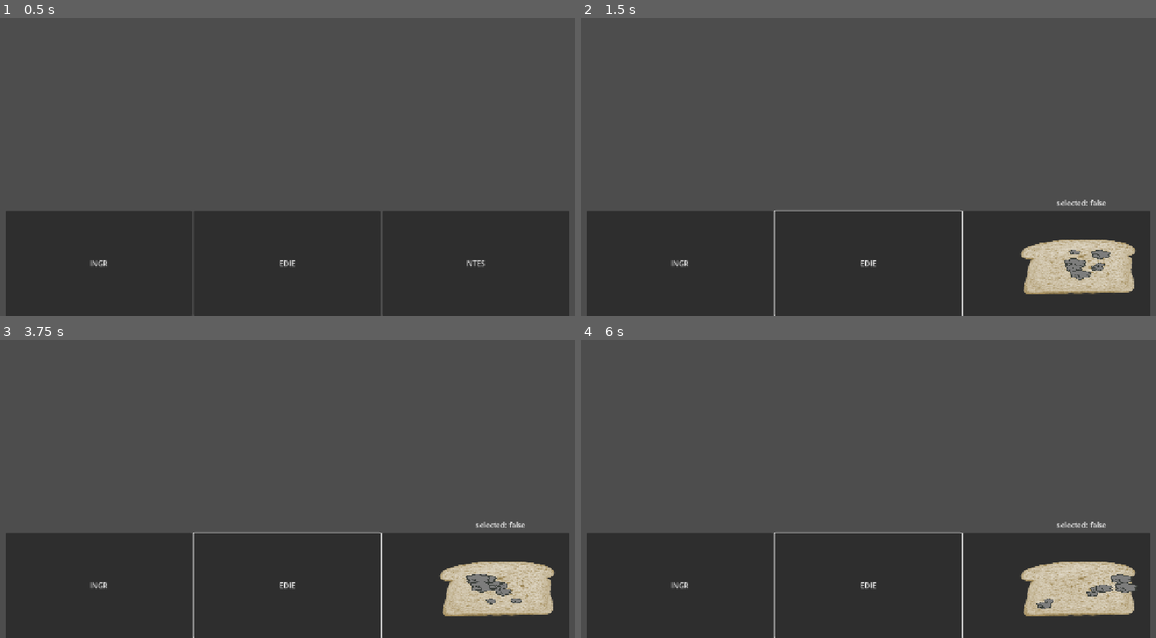
Above: before the commit, frames 1-4 (two rows, left to right).
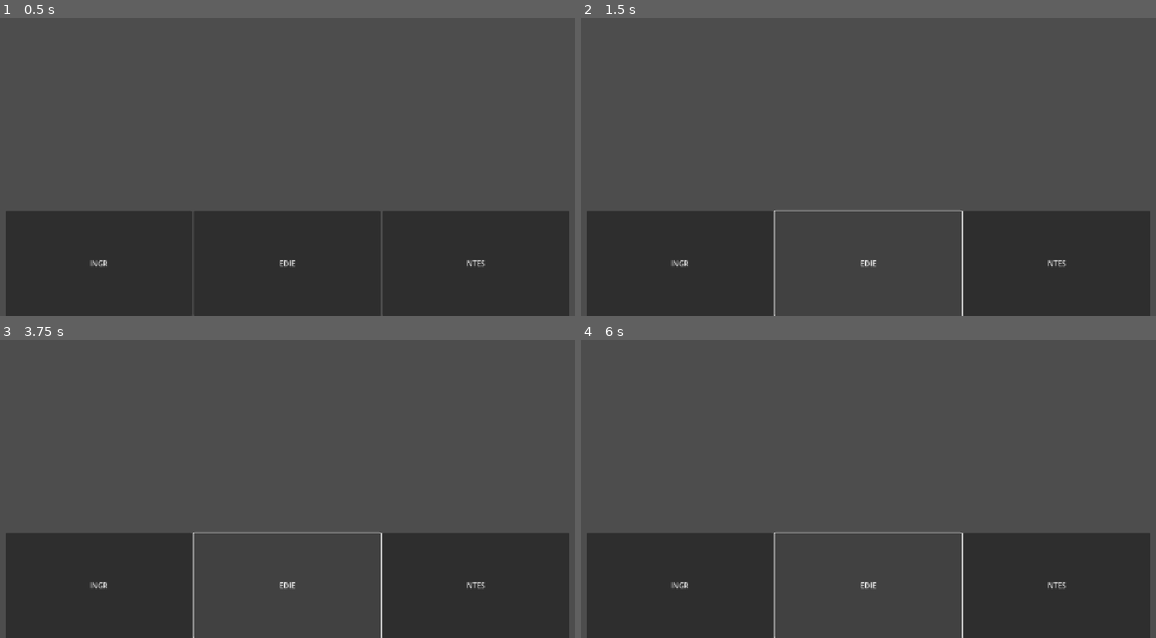
Above: after the commit, the same moments.

Repository: MarioCantaloupe/YSB
Game: Godot game, scene res://02_scenes/02_objects/pantry.tscn
Same seed, same stepped clock (60 frames per second), same inputs: the game is played once before the commit and once after it. This scene is started directly instead of the project's main scene.
Inputs:
- Up to frame 1 (0.5 s): no input
- Up to frame 2 (1.5 s): click "INGR" at 0.5 s; click "EDIE" at 1.25 s
- Up to frame 3 (3.75 s): click "NTES" at 2 s; click "INGR" at 2.75 s; click "EDIE" at 3.5 s
- Up to frame 4 (6 s): click "NTES" at 4.25 s; click "INGR" at 5 s; click "EDIE" at 5.75 s

Frame 1 is identical in both runs. In frame 2, 3.3% of the frame differs, in the area x 76-97%, y 60-93%; in frame 3, 3.3%; in frame 4, 3.3%.

Commit message:
finished logic for pantry object
changed item grab logic from Button to Area2D to avoid mouse priority issues

Diff:
--- a/02_scenes/02_objects/item.gd
+++ b/02_scenes/02_objects/item.gd
@@ -16,7 +16,8 @@
 @onready var cook_timer: Timer = $ProgressBar/cook_timer
 @onready var progress_bar: ProgressBar = $ProgressBar
 @onready var static_dust_particles: CPUParticles2D = $sprite/static_dust
-@onready var click_area: Button = $click_area
+#@onready var click_area: Button = $click_area
+@onready var click_area: Area2D = $click_area
 
 @onready var debug_text: Label = $debug_text
 
@@ -24,7 +25,7 @@
 #cooking variables
 var chop_level : int = 0 : set = _set_chop_level
 var cook_level : int = 0 : set = _set_cook_level
-var is_clean : bool = false
+@export var is_clean : bool = false
 @export var is_frozen : bool = false
 
 #navigation variables
@@ -54,16 +55,18 @@
 
 #--------------------------------   INPUT   -----------------------------------
 #LClick On
-func _on_click_area_button_down() -> void:
-	if not PlayerCursor.is_knife:
-		#if PlayerCursor.held_item != null and PlayerCursor.held_item != self: # no regrab
-			#return
-		PlayerCursor.held_item = self
-		last_item_pos = get_global_mouse_position()
-		print(PlayerCursor.held_item.food_data.name)
-		_set_selected(true)
-		#PlayerCursor.set_cursor(PlayerCursor.CursorType.HOLDING)
-		stop_right_there()
+func _on_click_area_input_event(_viewport: Node, _event: InputEvent, _shape_idx: int) -> void:
+	if Input.is_action_just_pressed("Lclick"):
+		if not PlayerCursor.is_knife:
+			#if PlayerCursor.held_item != null and PlayerCursor.held_item != self: # no regrab
+				#return
+			PlayerCursor.held_item = self
+			last_item_pos = get_global_mouse_position()
+			print(PlayerCursor.held_item.food_data.name)
+			_set_selected(true)
+			#PlayerCursor.set_cursor(PlayerCursor.CursorType.HOLDING)
+			stop_right_there()
+
 
 #LClick Off
 func _input(event):
--- a/02_scenes/02_objects/item.tscn
+++ b/02_scenes/02_objects/item.tscn
@@ -17,7 +17,7 @@
 region = Rect2(0, 0, 100, 100)
 
 [sub_resource type="RectangleShape2D" id="RectangleShape2D_l2ic3"]
-size = Vector2(104, 59)
+size = Vector2(104, 39.5)
 
 [sub_resource type="Animation" id="Animation_5p8h4"]
 length = 0.001
@@ -56,6 +56,9 @@
 &"show_text_tip": SubResource("Animation_iyt2q")
 }
 
+[sub_resource type="RectangleShape2D" id="RectangleShape2D_wkqhs"]
+size = Vector2(84, 82)
+
 [node name="item" type="RigidBody2D" groups=["grabbables"]]
 y_sort_enabled = true
 input_pickable = true
@@ -89,8 +92,9 @@
 scale_amount_max = 0.3
 
 [node name="collision" type="CollisionShape2D" parent="."]
-position = Vector2(0, 3)
+position = Vector2(0, 12.75)
 shape = SubResource("RectangleShape2D_l2ic3")
+debug_color = Color(0.95849806, 0.13365772, 0.39914265, 0.41960785)
 
 [node name="chopping_component" parent="." instance=ExtResource("3_7pmsf")]
 z_index = 5
@@ -157,26 +161,14 @@
 wait_time = 3.0
 one_shot = true
 
-[node name="click_area" type="Button" parent="."]
-self_modulate = Color(1, 1, 1, 0)
-anchors_preset = 8
-anchor_left = 0.5
-anchor_top = 0.5
-anchor_right = 0.5
-anchor_bottom = 0.5
-offset_left = -43.0
-offset_top = -44.0
-offset_right = 43.0
-offset_bottom = 44.0
-grow_horizontal = 2
-grow_vertical = 2
-size_flags_horizontal = 4
-mouse_filter = 1
-mouse_default_cursor_shape = 2
+[node name="click_area" type="Area2D" parent="."]
+
+[node name="CollisionShape2D" type="CollisionShape2D" parent="click_area"]
+shape = SubResource("RectangleShape2D_wkqhs")
 
 [connection signal="mouse_entered" from="." to="." method="_on_mouse_entered"]
 [connection signal="mouse_exited" from="." to="." method="_on_mouse_exited"]
 [connection signal="chop_up" from="chopping_component" to="." method="_on_chopping_component_chop_up"]
 [connection signal="knife_slip" from="chopping_component" to="." method="_on_chopping_component_knife_slip"]
 [connection signal="timeout" from="ProgressBar/cook_timer" to="." method="_on_cook_timer_timeout"]
-[connection signal="button_down" from="click_area" to="." method="_on_click_area_button_down"]
+[connection signal="input_event" from="click_area" to="." method="_on_click_area_input_event"]
--- a/02_scenes/02_objects/pantry.tscn
+++ b/02_scenes/02_objects/pantry.tscn
@@ -1,13 +1,10 @@
-[gd_scene load_steps=7 format=3 uid="uid://bpk6ka7ckqbny"]
+[gd_scene load_steps=6 format=3 uid="uid://bpk6ka7ckqbny"]
 
 [ext_resource type="Script" uid="uid://b5w70dnu2wngt" path="res://02_scenes/02_objects/pantry_inventory.gd" id="1_8isjd"]
 [ext_resource type="Script" uid="uid://ccleoijy68y2b" path="res://02_scenes/02_objects/pantry_picker.gd" id="1_ucdvd"]
 [ext_resource type="Resource" uid="uid://b70hme8husnxq" path="res://02_scenes/02_objects/00_item_data/ingredient_cheese.tres" id="2_y6gya"]
 [ext_resource type="Resource" uid="uid://duk0ntp6mk6qf" path="res://02_scenes/02_objects/00_item_data/base_item.tres" id="3_u2ok8"]
 [ext_resource type="Resource" uid="uid://b4ixsb5vt31om" path="res://02_scenes/02_objects/00_item_data/ingredient_slime.tres" id="4_8isjd"]
-
-[sub_resource type="RectangleShape2D" id="RectangleShape2D_kiyky"]
-size = Vector2(1290, 254)
 
 [node name="pantry" type="Control"]
 layout_mode = 3
@@ -51,15 +48,6 @@
 script = ExtResource("1_ucdvd")
 item_resource = ExtResource("4_8isjd")
 
-[node name="store_zone" type="Area2D" parent="."]
-
-[node name="CollisionShape2D" type="CollisionShape2D" parent="store_zone"]
-position = Vector2(639, 117)
-shape = SubResource("RectangleShape2D_kiyky")
-
 [connection signal="button_down" from="HBoxContainer/Button" to="HBoxContainer/Button" method="_on_button_down"]
 [connection signal="button_down" from="HBoxContainer/Button2" to="HBoxContainer/Button2" method="_on_button_down"]
 [connection signal="button_down" from="HBoxContainer/Button3" to="HBoxContainer/Button3" method="_on_button_down"]
-[connection signal="input_event" from="store_zone" to="." method="_on_store_zone_input_event"]
-[connection signal="mouse_entered" from="store_zone" to="." method="_on_store_zone_mouse_entered"]
-[connection signal="mouse_exited" from="store_zone" to="." method="_on_store_zone_mouse_exited"]
--- a/02_scenes/02_objects/pantry_inventory.gd
+++ b/02_scenes/02_objects/pantry_inventory.gd
@@ -1,26 +1,23 @@
 extends Control
 
 var can_drop
-var inventory : Dictionary = {
-	"item" : 0,
-}
+var inventory : Dictionary = {}
 
-@onready var store_zone: Area2D = $store_zone
-
-
-func _on_store_zone_input_event(_viewport: Node, _event: InputEvent, _shape_idx: int) -> void:
-	if Input.is_action_just_released("Lclick"):
-		_add_to_inventory(PlayerCursor.held_item.food_data, 1)
+func _ready() -> void:
+	subscribe_to_buttons()
 
 func _add_to_inventory(item : Resource, amount: int):
 	if inventory.has(item):
 		inventory[item] += amount
 	else:
 		inventory[item] = 1
-	print(inventory)
+	print(item.name , inventory[item])
 
-func _on_store_zone_mouse_entered() -> void:
-	can_drop = true
+func subscribe_to_buttons():
+	for button in $HBoxContainer.get_children():
+		if button is Button:
+			button.item_dropped.connect(self._on_item_dropped)
+			print("connected to button" + str(button))
 
-func _on_store_zone_mouse_exited() -> void:
-	can_drop = false
+func _on_item_dropped(item):
+	_add_to_inventory(item.food_data, 1)
--- a/02_scenes/02_objects/pantry_picker.gd
+++ b/02_scenes/02_objects/pantry_picker.gd
@@ -1,8 +1,17 @@
 extends Button
+
+signal item_dropped(item)
 
 @export var item_resource : Resource
 var item_scene = preload("res://02_scenes/02_objects/item.tscn")
 const WORLD_NODE_PATH := NodePath("")
+
+var can_drop : bool = false
+
+func _ready() -> void:
+	button_down.connect(_on_button_down)
+	mouse_entered.connect(_on_mouse_entered)
+	mouse_exited.connect(_on_mouse_exited)
 
 func _on_button_down() -> void:
 	if PlayerCursor.held_item != null:
@@ -29,11 +38,26 @@
 
 	# Simulate the normal pickup behavior so it behaves exactly like clicking an existing item
 	# (this method exists in your item script)
-	if new_item.has_method("_on_click_area_button_down"):
-		new_item._on_click_area_button_down()
+	if new_item.has_method("_on_click_area_input_event"):
+		new_item._on_click_area_input_event(null, null, 0)
 	else:
 		# fallback: ensure it's selected and frozen so it doesn't fall
 		if new_item.has_variable("selected"):
 			new_item.selected = true
 		if new_item.has_variable("freeze"):
 			new_item.freeze = true
+
+func _process(_delta: float) -> void:
+	if Input.is_action_just_released("Lclick"):
+		if can_drop and PlayerCursor.held_item != null:
+			print("item dropped")
+			emit_signal("item_dropped", PlayerCursor.held_item)
+			PlayerCursor.held_item.queue_free()
+
+func _on_mouse_entered() -> void:
+	can_drop = true
+	print(can_drop)
+
+func _on_mouse_exited() -> void:
+	can_drop = false
+	print(can_drop)
Not shown: 1 places in 02_scenes/02_objects/item.tscn that only renumber resources
